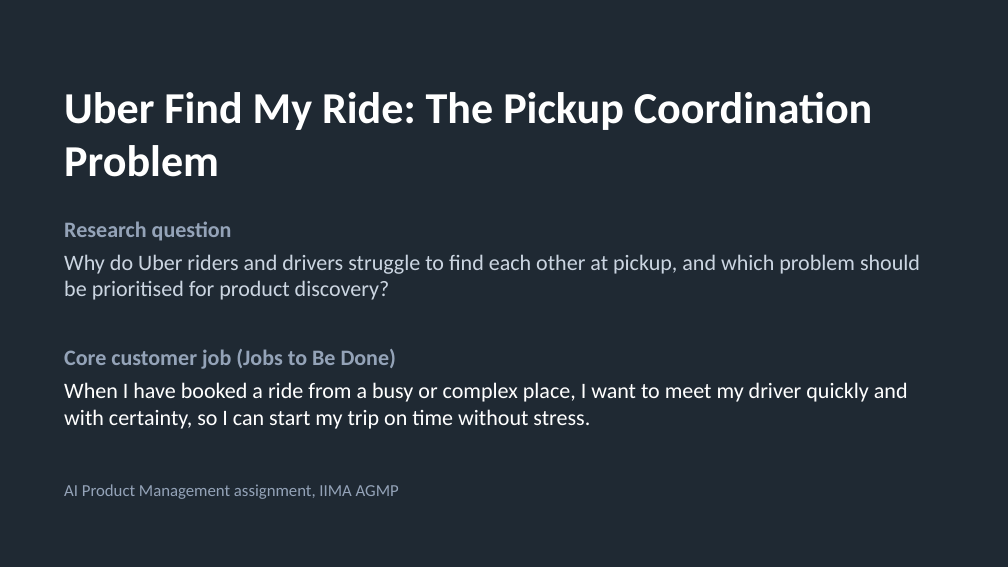
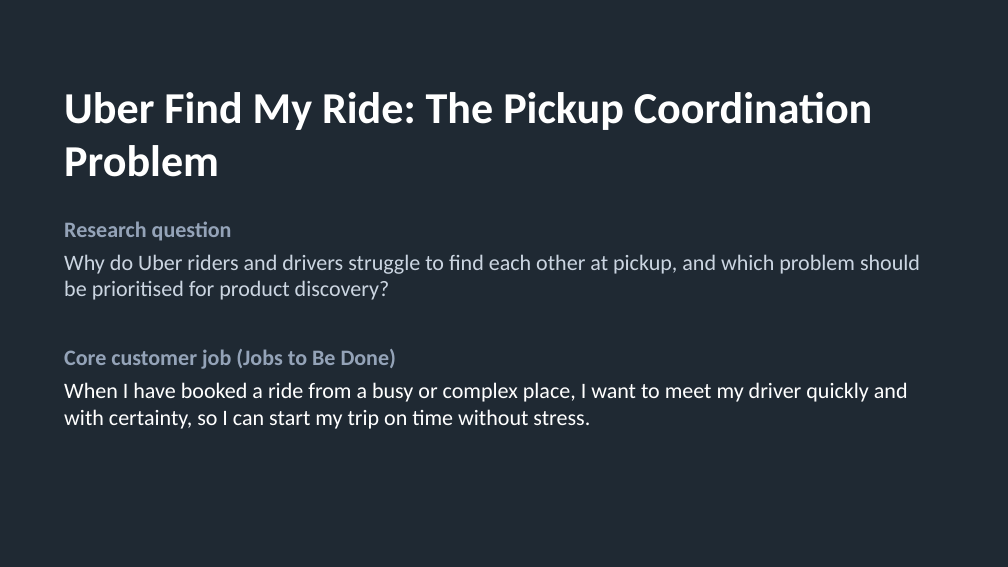
Before and after one commit to abckuj/TMS, a slide deck: slide 1 of outputs/Uber_FindMyRide_Final_Presentation.pptx. Drawn at 1008x567 pixels with LibreOffice and Linux fonts; fonts in the diff are those of the drawing. Boxes give left, top, right and bottom in pixels: in the first picture for what was removed or moved away, otherwise in the second. Text is boxed around its words. In the diff, an @@ line names an element or a change of style, - is before the commit and + after.

```diff
--- a/outputs/Uber_FindMyRide_Final_Presentation.pptx
+++ b/outputs/Uber_FindMyRide_Final_Presentation.pptx
@@ text removed at (x1=64, y1=484, x2=399, y2=499) @@
-AI Product Management assignment, IIMA AGMP
```
Also in this commit, not shown: 1 other file.
